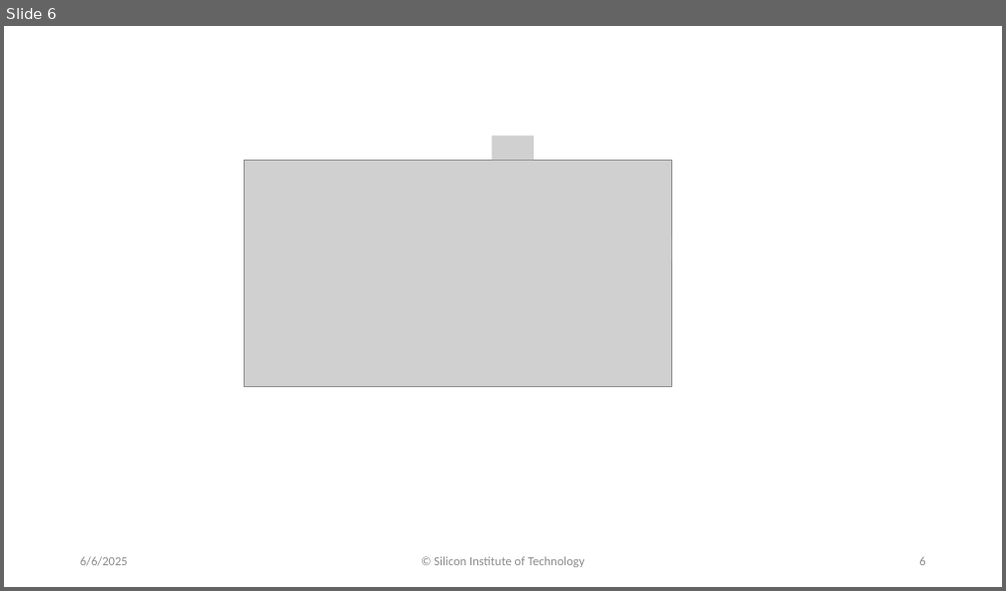
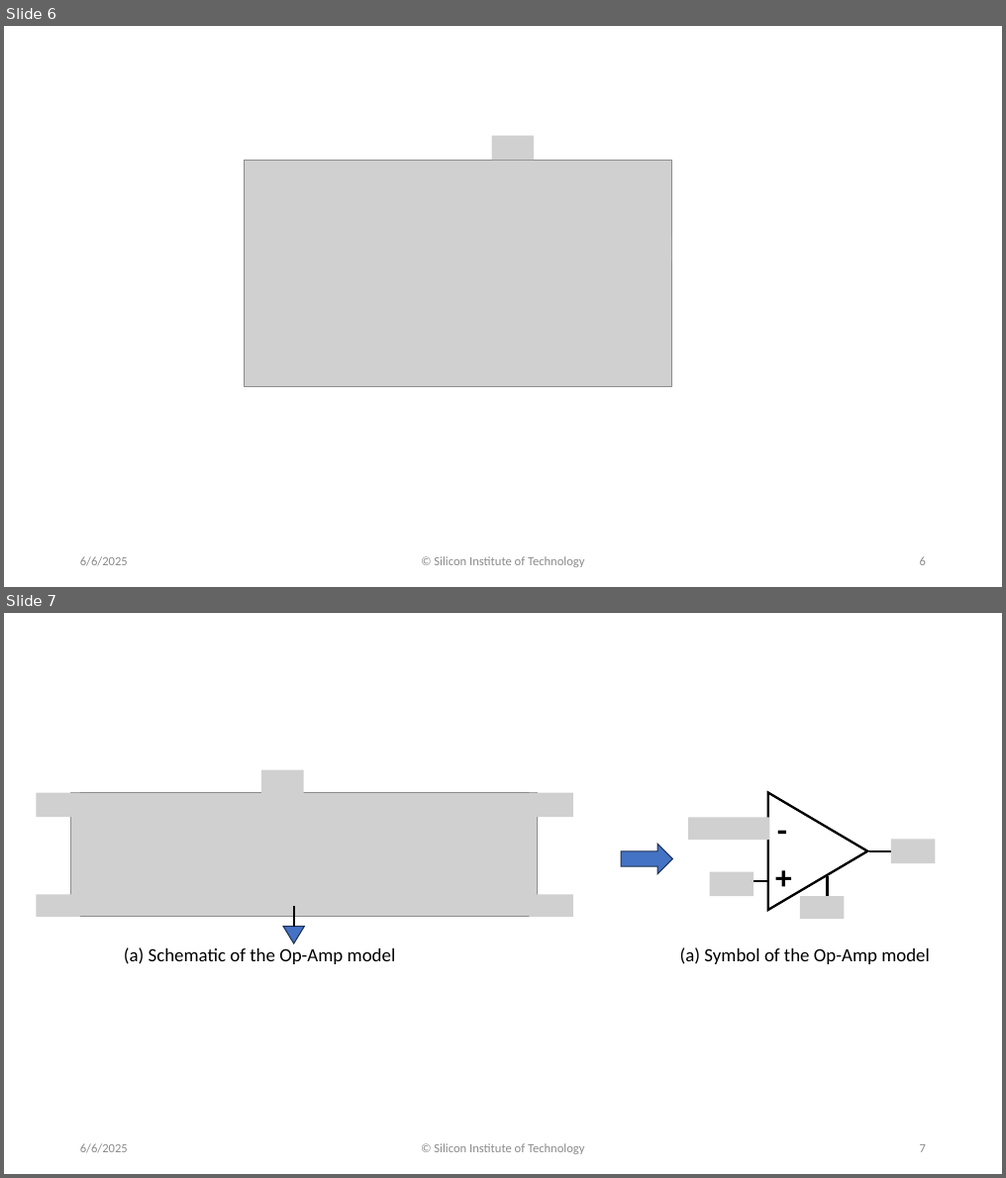
Before and after one commit to BibhuAsishPanda1925/Analog-IC-Design-internship, a slide deck: content/figures/2025-0602-SlidesDrawings.pptx. Shown one above the other, each under a label of ours: slide 6 before the commit, slides 6 and 7 after it. The pictures are 1006x591 and 1006x1178 pixels, drawn with LibreOffice and Linux fonts; fonts in the diff are those of the drawing; grey boxes stand for pictures; background and template pictures are left out. Boxes give left, top, right and bottom in pixels: in the first picture for what was removed or moved away, otherwise in the second. Text is boxed around its words. In the diff, an @@ line names an element or a change of style, - is before the commit and + after.

```diff
--- a/content/figures/2025-0602-SlidesDrawings.pptx
+++ b/content/figures/2025-0602-SlidesDrawings.pptx
@@ slide 7 added at <box>4,613,1002,1174</box>, background #FFFFFF @@
@@ group added at <box>37,770,936,984</box>: 14 pictures, 5 texts, 5 lines, 2 triangles, 1 right arrow @@
+(a
++
+-
+(a) Schematic of the Op-Amp model
+(a) Symbol of the Op-Amp model
@@ text added at <box>80,1144,128,1154</box>, 12 pt, text #8C8C8C @@
+6/6/2025
@@ text added at <box>434,1144,585,1155</box>, 12 pt, text #8C8C8C @@
+© Silicon Institute of Technology
@@ page number added at <box>920,1145,926,1153</box>, 12 pt, text #8C8C8C @@
+7
```
Also in this commit, not shown: 4 other files.
